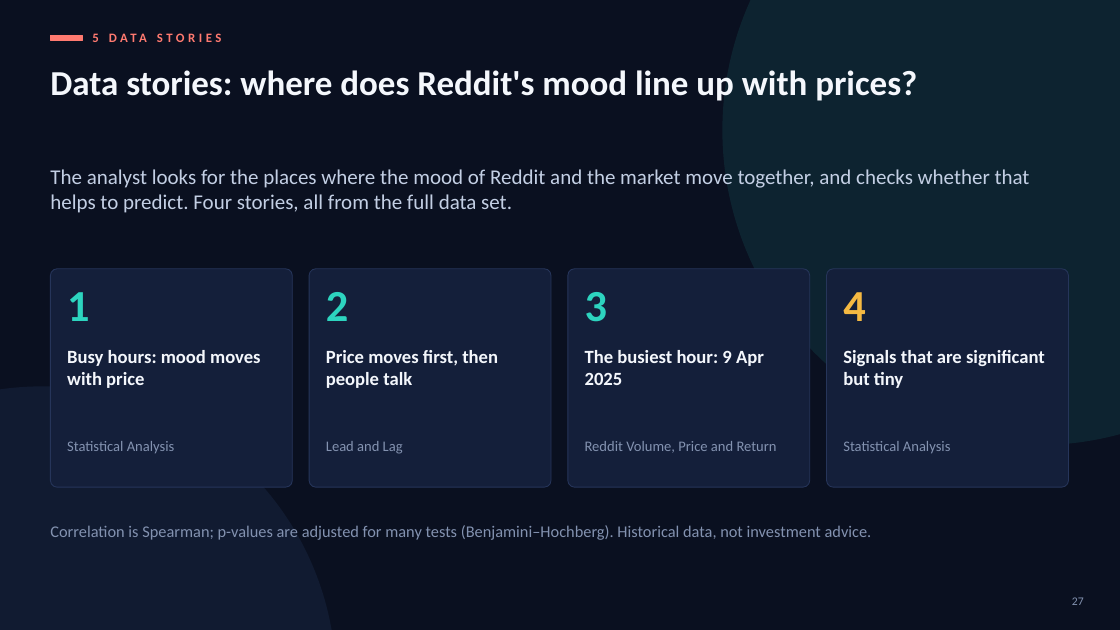
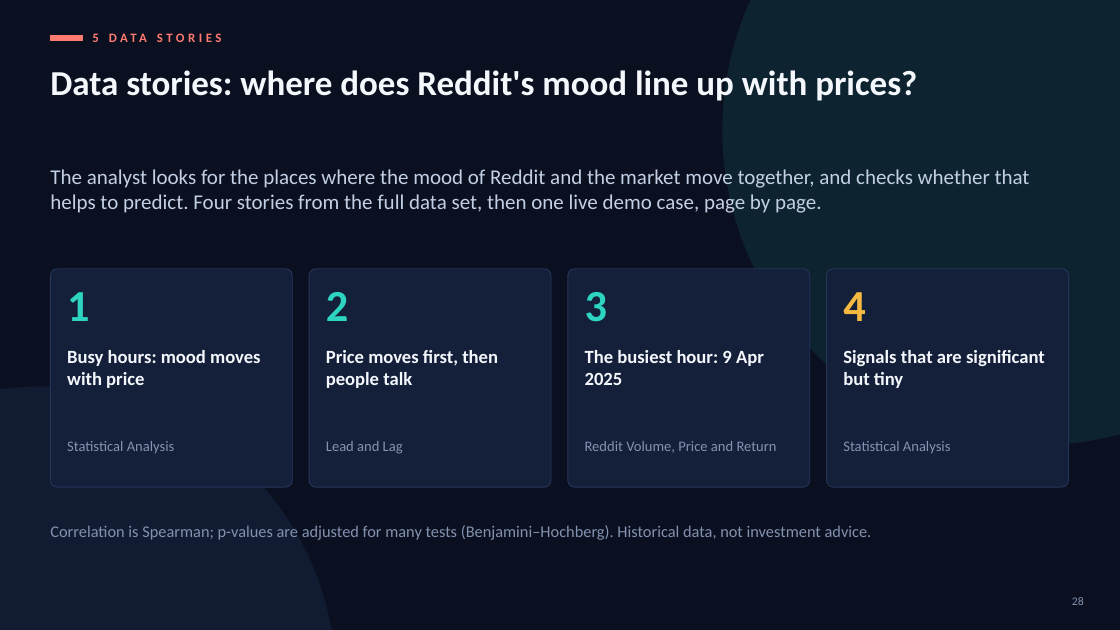
Before and after one commit to cat-arm/reddit-sentiment-market-warehouse-is, a slide deck: slide 28 of docs/presentation/defence_deck_en_v5.pptx (slide 27 before the commit). Drawn at 1120x630 pixels with LibreOffice and Linux fonts; fonts in the diff are those of the drawing. Boxes give left, top, right and bottom in pixels: in the first picture for what was removed or moved away, otherwise in the second. Text is boxed around its words. In the diff, an @@ line names an element or a change of style, - is before the commit and + after.

```diff
--- a/docs/presentation/defence_deck_en_v5.pptx
+++ b/docs/presentation/defence_deck_en_v5.pptx
@@ text at (50, 169, 1030, 213): text changed @@
-The analyst looks for the places where the mood of Reddit and the market move together, and checks whether that helps to predict. Four stories, all from the full data set.
+The analyst looks for the places where the mood of Reddit and the market move together, and checks whether that helps to predict. Four stories from the full data set, then one live demo case, page by page.
@@ page number at (1072, 597, 1084, 605): text changed @@
-27
+28
```
Also in this commit, not shown: 9 slides added, 9 other files.
